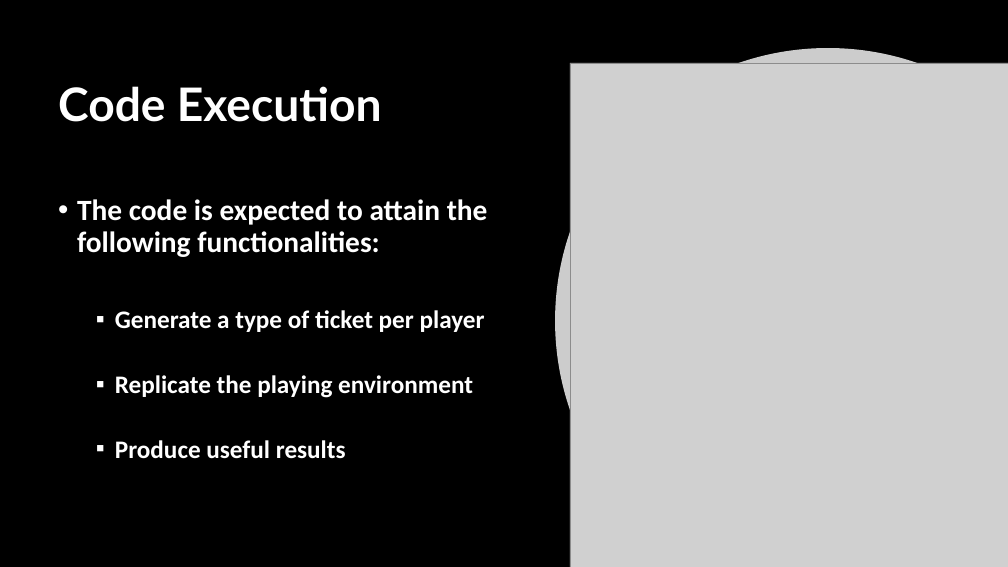
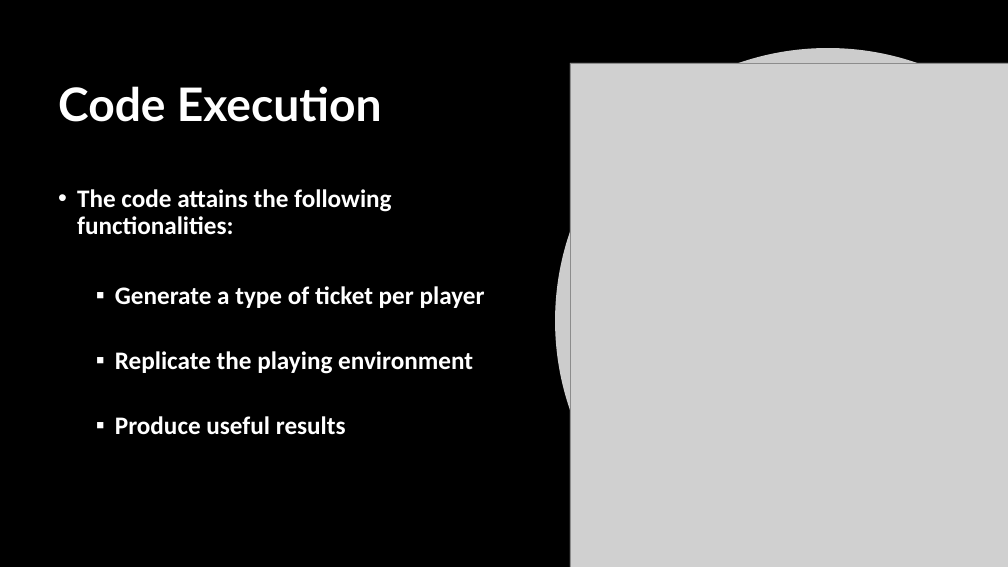
Before and after one commit to aarushi50/BINGO-A-Monte-Carlo-Application, a slide deck: slide 15 of Bingo.pptx (slide 11 before the commit). Drawn at 1008x567 pixels with LibreOffice and Linux fonts; fonts in the diff are those of the drawing; grey boxes stand for pictures; background and template pictures are left out. Boxes give left, top, right and bottom in pixels: in the first picture for what was removed or moved away, otherwise in the second. Text is boxed around its words. In the diff, an @@ line names an element or a change of style, - is before the commit and + after.

```diff
--- a/Bingo.pptx
+++ b/Bingo.pptx
@@ text at <box>77,189,391,235</box>: text changed; size 28 to 24 pt @@
-• The code is expected to attain the following functionalities:
+• The code attains the following functionalities:
```
Also in this commit, not shown: 2 other slides changed, 8 slides added.
